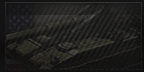
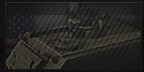
Comparing the layer stacks of the two w=144, h=72 images. Changes:
hid "m110" over [6, 3, 141, 69]
added layer "Layer 23" above "m132" over [5, 3, 141, 69]
